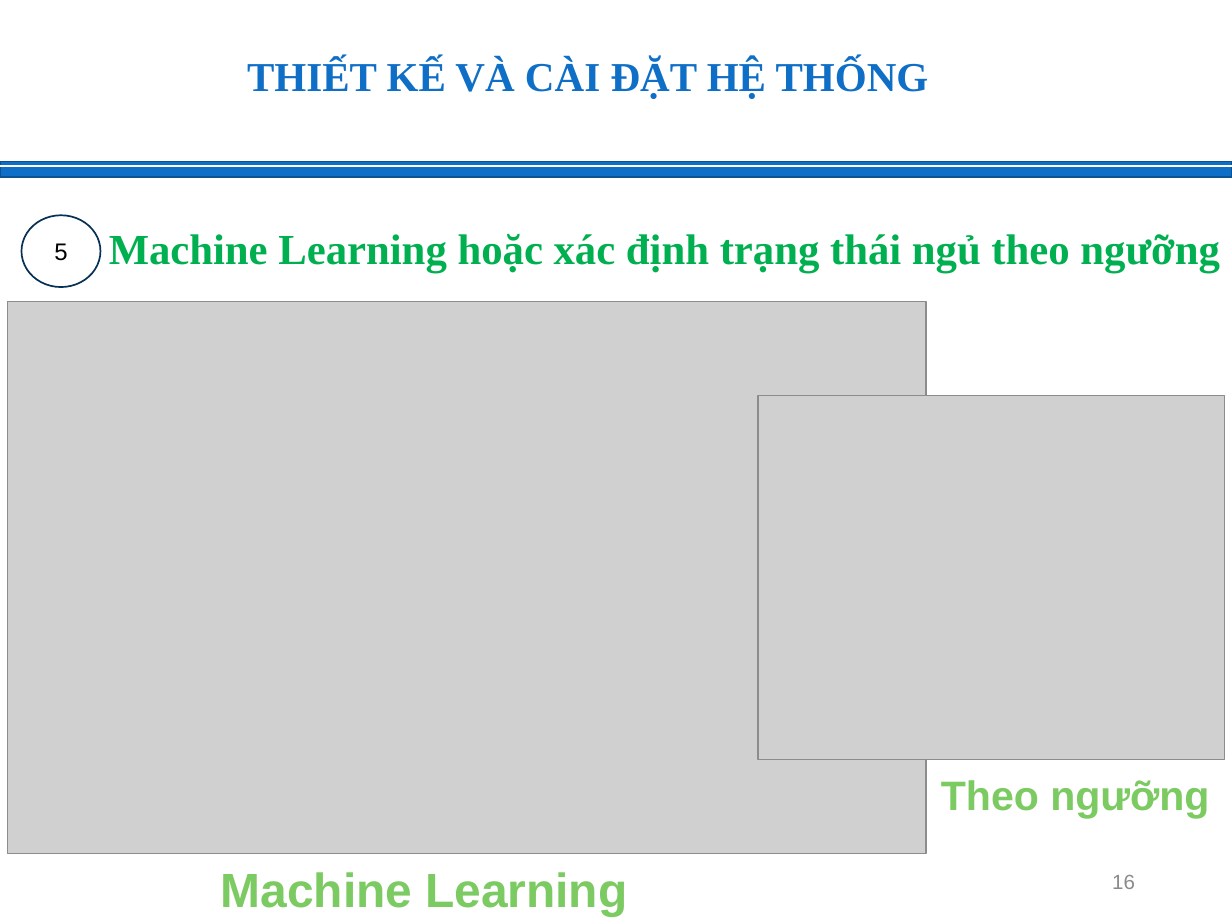
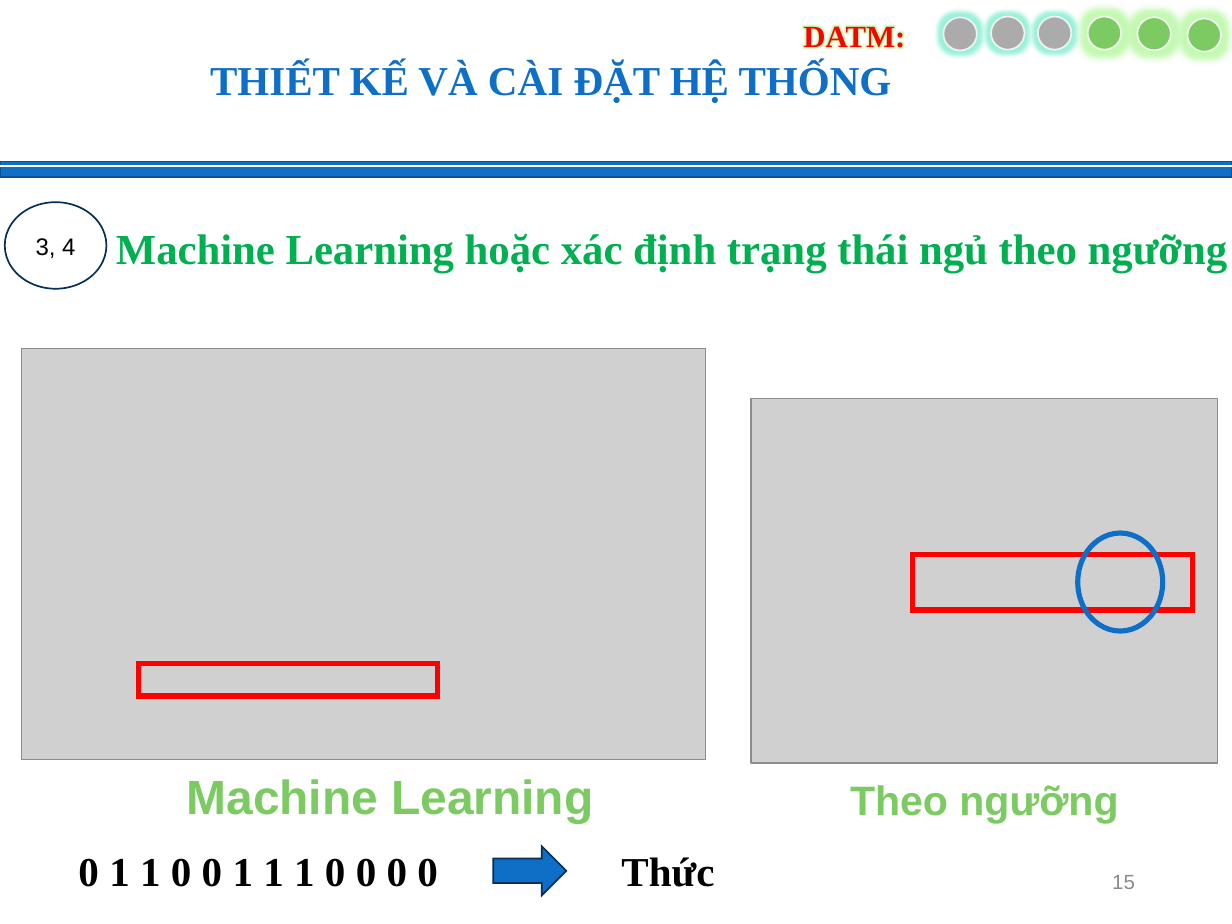
Before and after one commit to tmdat17/DATM_Predict_Person_Sleep_App, a slide deck: slide 15 of DATM.pptx (slide 16 before the commit). Drawn at 1232x924 pixels with LibreOffice and Linux fonts; fonts in the diff are those of the drawing; grey boxes stand for pictures; background and template pictures are left out. Boxes give left, top, right and bottom in pixels: in the first picture for what was removed or moved away, otherwise in the second. Text is boxed around its words. In the diff, an @@ line names an element or a change of style, - is before the commit and + after.

```diff
--- a/DATM.pptx
+++ b/DATM.pptx
@@ text "THIẾT KẾ VÀ CÀI ĐẶT ...": place and size @@
-text "THIẾT KẾ VÀ CÀI ĐẶT ..." at <box>247,58,929,98</box>
+text "THIẾT KẾ VÀ CÀI ĐẶT ..." at <box>210,63,892,103</box>
@@ group added at <box>803,16,1221,53</box>: 6 ellipses, 1 text @@
+DATM:
@@ ellipse "3, 4": place and size @@
-ellipse "3, 4" at <box>21,216,100,287</box>
+ellipse "3, 4" at <box>5,202,107,288</box>
@@ text in ellipse at <box>36,238,75,258</box>: text changed @@
-5
+3, 4
@@ text "Machine Learning hoặc xác định ...": place and size @@
-text "Machine Learning hoặc xác định ..." at <box>109,234,1220,272</box>
+text "Machine Learning hoặc xác định ..." at <box>116,234,1228,272</box>
@@ picture: place and size @@
-picture at <box>7,302,926,854</box>
+picture at <box>21,349,705,759</box>
@@ picture: place and size @@
-picture at <box>758,395,1225,760</box>
+picture at <box>752,399,1218,764</box>
@@ ellipse added at <box>1078,533,1163,632</box>, outline #0F6FC6 3 pt @@
@@ rectangle added at <box>913,554,1193,610</box>, outline #FF0000 3 pt @@
@@ rectangle added at <box>139,664,439,696</box>, outline #FF0000 3 pt @@
@@ text "Machine Learning": place and size @@
-text "Machine Learning" at <box>221,872,627,916</box>
+text "Machine Learning" at <box>187,779,593,823</box>
@@ text "Theo ngưỡng": place and size @@
-text "Theo ngưỡng" at <box>941,780,1209,818</box>
+text "Theo ngưỡng" at <box>850,785,1118,824</box>
@@ text added at <box>78,858,438,887</box>, 24 pt, text #000000, bold @@
+0 1 1 0 0 1 1 1 0 0 0 0
@@ right arrow added at <box>493,846,565,896</box>, fill #0F6FC6, outline #073157 1 pt @@
@@ text added at <box>621,857,714,887</box>, 24 pt, text #000000, bold @@
+Thức
@@ page number at <box>1112,875,1135,889</box>: text changed @@
-16
+15
```
Also in this commit, not shown: 24 other slides changed, 3 slides added, 1 other file.
